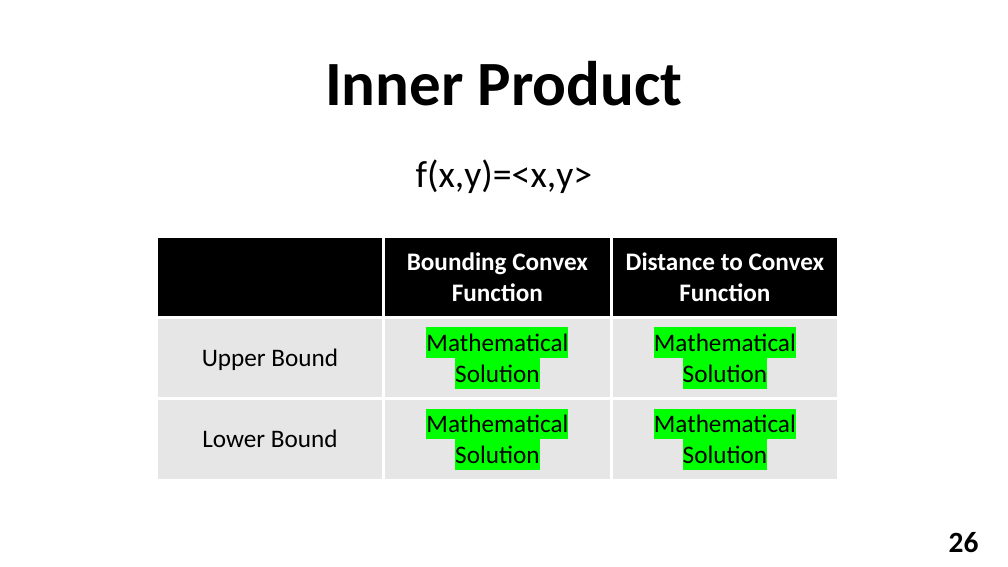
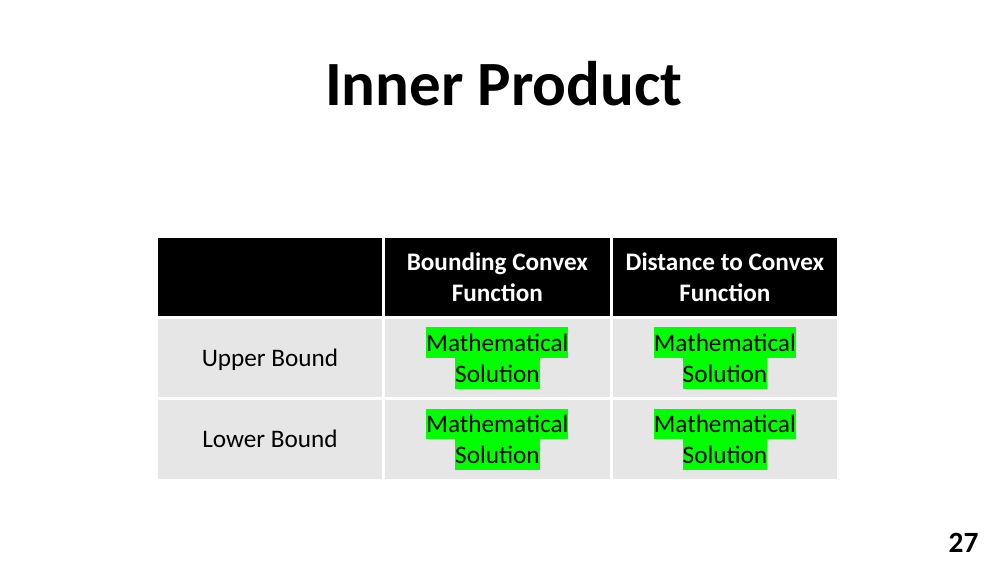
Before and after one commit to YuvalAlf/Distributed-Monitoring, a slide deck: slide 27 of What We Did So Far Dec 2018.pptx (slide 26 before the commit). Drawn at 1008x567 pixels with LibreOffice and Linux fonts; fonts in the diff are those of the drawing; grey boxes stand for pictures; background and template pictures are left out. Boxes give left, top, right and bottom in pixels: in the first picture for what was removed or moved away, otherwise in the second. Text is boxed around its words. In the diff, an @@ line names an element or a change of style, - is before the commit and + after.

```diff
--- a/What We Did So Far Dec 2018.pptx
+++ b/What We Did So Far Dec 2018.pptx
@@ text removed at (x1=416, y1=159, x2=593, y2=193) @@
-f(x,y)=<x,y>
@@ page number at (x1=949, y1=532, x2=979, y2=552): text changed @@
-26
+27
```
Also in this commit, not shown: 3 other slides changed, 16 slides added.
